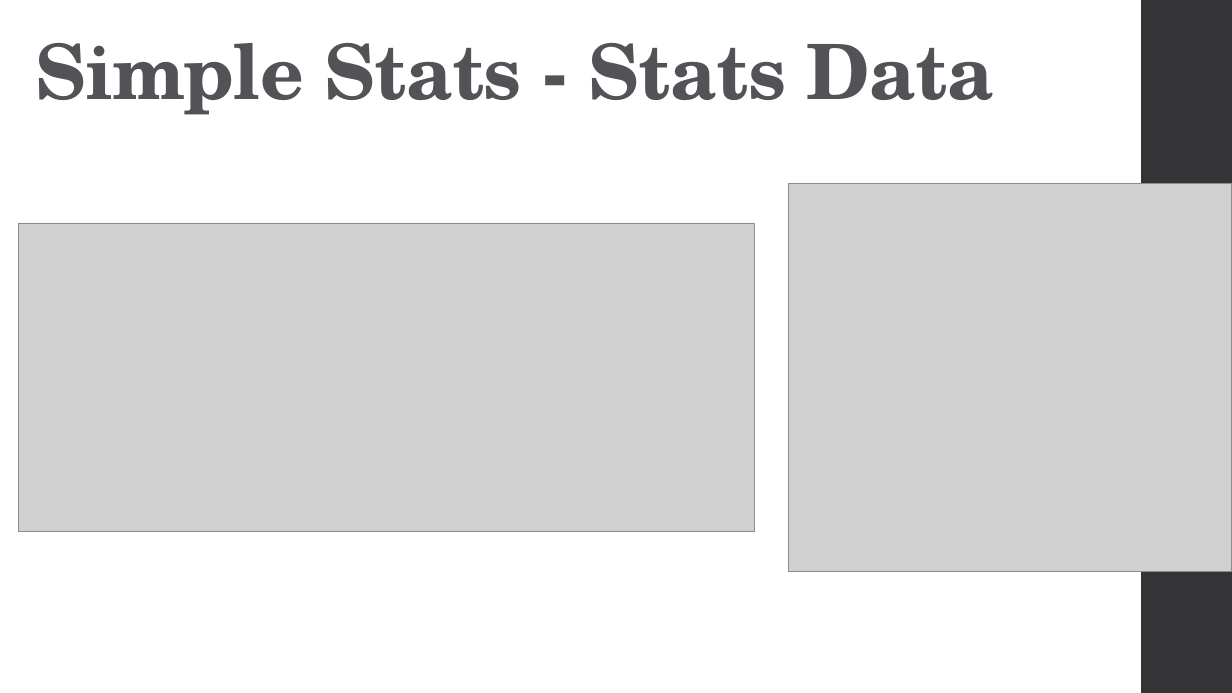
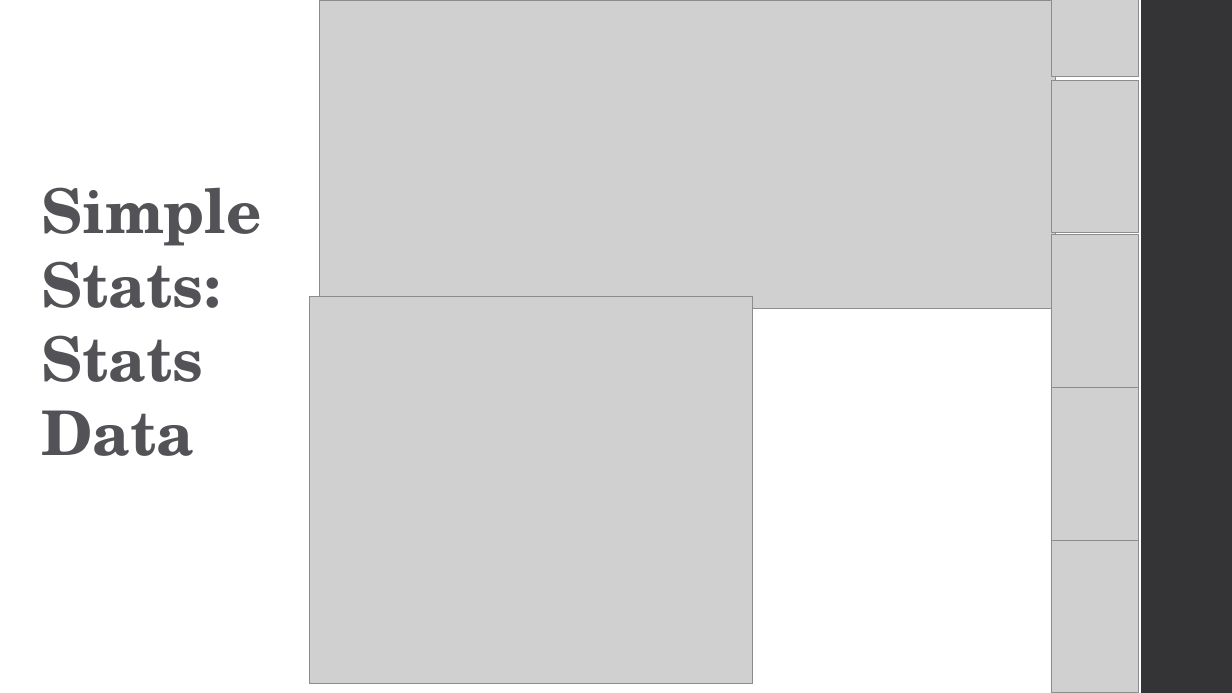
Before and after one commit to CaitieM20/DotNetConf, a slide deck: slide 17 of Patterns & Best Practices For Moving From RDBMS to Azure Storage.pptx. Drawn at 1232x693 pixels with LibreOffice and Linux fonts; fonts in the diff are those of the drawing; grey boxes stand for pictures. Boxes give left, top, right and bottom in pixels: in the first picture for what was removed or moved away, otherwise in the second. Text is boxed around its words. In the diff, an @@ line names an element or a change of style, - is before the commit and + after.

Commit message:
Update Sql slides

```diff
--- a/Patterns & Best Practices For Moving From RDBMS to Azure Storage.pptx
+++ b/Patterns & Best Practices For Moving From RDBMS to Azure Storage.pptx
@@ picture: place and size @@
-picture at bbox=[18, 223, 754, 531]
+picture at bbox=[320, 0, 1055, 309]
@@ group added at bbox=[1051, 0, 1139, 693]: 5 pictures @@
@@ text "Simple" at bbox=[42, 187, 262, 456]: vertical alignment bottom to top @@
@@ text at bbox=[42, 187, 262, 456]: text changed; size 59.4 to 48 pt @@
-Simple Stats - Stats Data
+Simple
+Stats:
+Stats
+Data
@@ picture: place and size @@
-picture at bbox=[788, 184, 1232, 571]
+picture at bbox=[310, 297, 753, 684]
```
Also in this commit, not shown: 6 other slides changed, 1 slide added.
